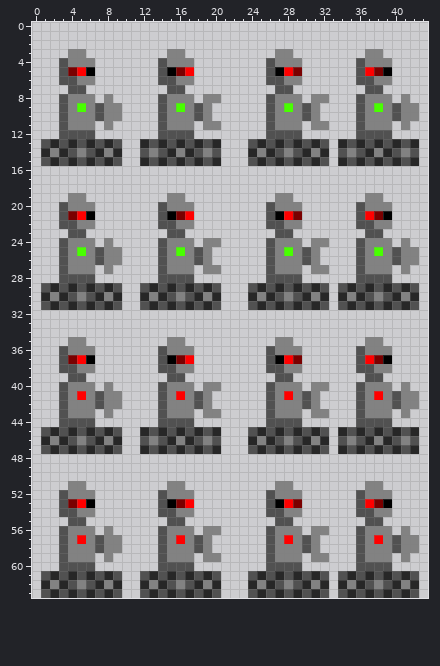
One commit to this pixel-art sprite: images/robot.png. That is the earlier state.
The file is 44x64 pixels.
Once edited:
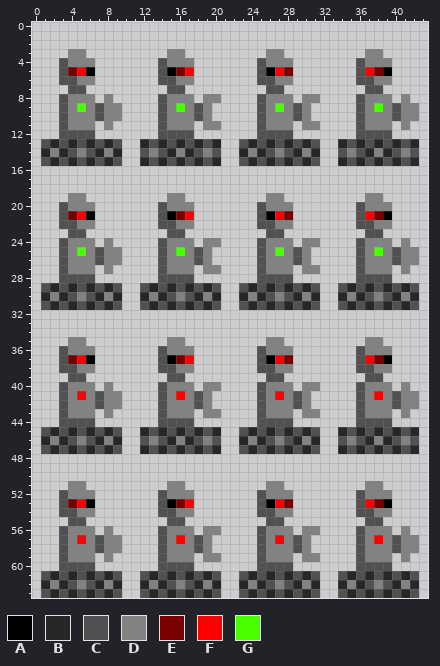
Palette (. is transparent): A #000000  B #272727  C #515151  D #828282  E #7a0000  F #ff0000  G #48ff00
Edits made:
Changed rows in their new state; - is an unchanged pixel.
first column x 23:
 3 ---D-.----
 4 --CD--.---
 5 --CAFE.---
 6 --C-D-.---
 7 ---C-.----
 8 --CD--.D-.
 9 --CDGDCD.-
10 --CD--CD.-
11 --CD--.D-.
12 --C---.---
13 CBCBCBCBC.
14 BDBCDCBDB.
15 CBCBCBCBC.
first column x 23:
19 ---D-.----
20 --CD--.---
21 --CAFE.---
22 --C-D-.---
23 ---C-.----
24 --CD--.D-.
25 --CDGDCD.-
26 --CD--CD.-
27 --CD--.D-.
28 --C---.---
29 CBCBCBCBC.
30 BDBCDCBDB.
31 CBCBCBCBC.
first column x 23:
35 ---D-.----
36 --CD--.---
37 --CAFE.---
38 --C-D-.---
39 ---C-.----
40 --CD--.D-.
41 --CDFDCD.-
42 --CD--CD.-
43 --CD--.D-.
44 --C---.---
45 CBCBCBCBC.
46 BDBCDCBDB.
47 CBCBCBCBC.
first column x 23:
51 ---D-.----
52 --CD--.---
53 --CAFE.---
54 --C-D-.---
55 ---C-.----
56 --CD--.D-.
57 --CDFDCD.-
58 --CD--CD.-
59 --CD--.D-.
60 --C---.---
61 CBCBCBCBC.
62 BDBCDCBDB.
63 CBCBCBCBC.
Changed places in both pictures, as pixel boxes (x1, y1, x2, y2):
changed: (239, 49, 329, 454)
changed: (239, 481, 329, 598)
